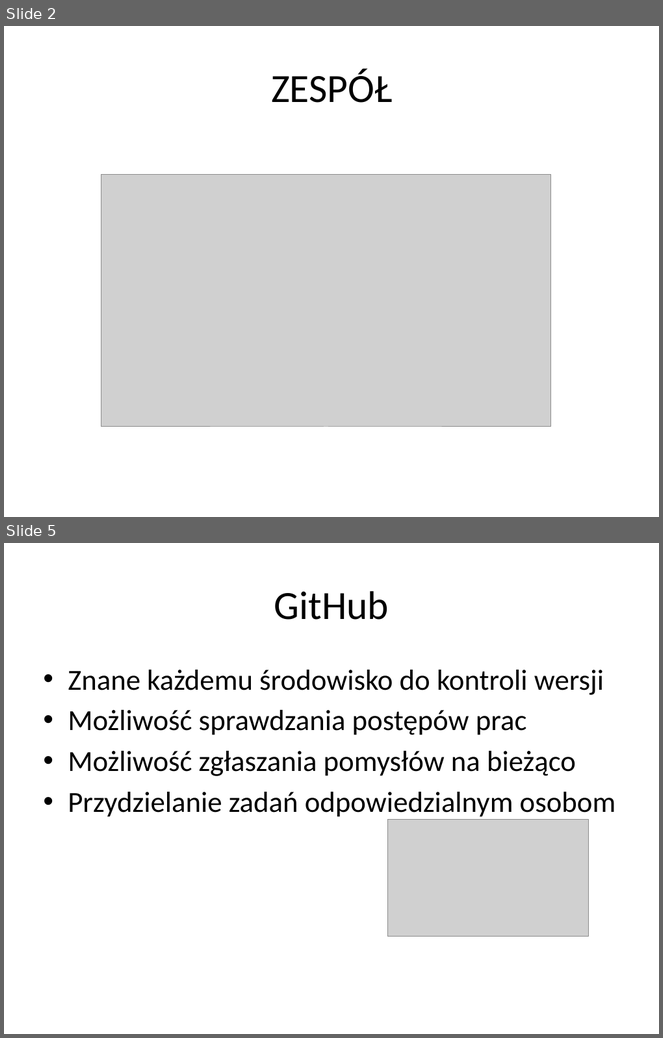
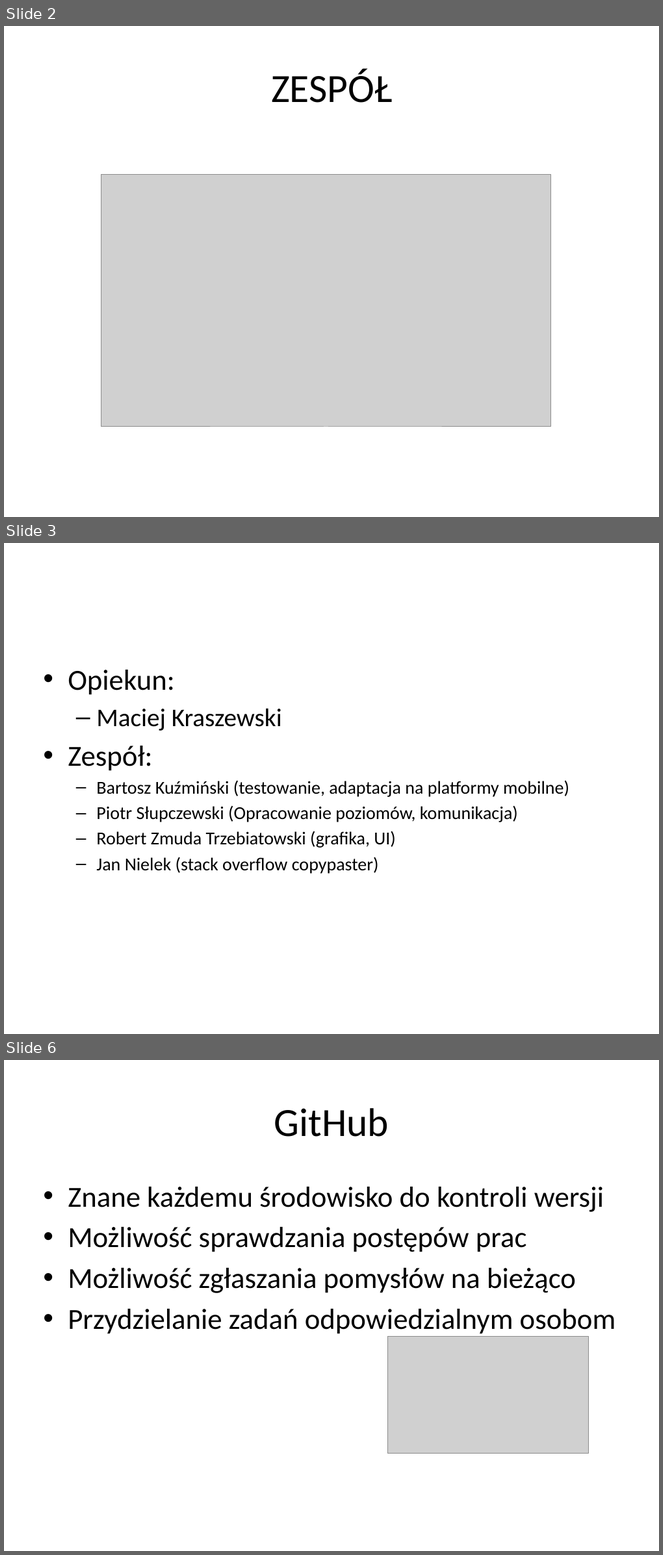
Before and after one commit to nielu/RandomGame, a slide deck: RandomGame.pptx. Shown one above the other, each under a label of ours: slides 2 and 5 before the commit, slides 2, 3 and 6 after it; the slides between them are not shown. The pictures are 663x1038 and 663x1555 pixels, drawn with LibreOffice and Linux fonts; fonts in the diff are those of the drawing; grey boxes stand for pictures; background and template pictures are left out. Boxes give left, top, right and bottom in pixels: in the first picture for what was removed or moved away, otherwise in the second. Text is boxed around its words. In the diff, an @@ line names an element or a change of style, - is before the commit and + after.

```diff
--- a/RandomGame.pptx
+++ b/RandomGame.pptx
@@ slide 3 added at [4, 543, 659, 1034], background picture (left out) @@
@@ text added at [68, 670, 570, 874], 20 pt, text #000000 @@
+• Opiekun:
+  – Maciej Kraszewski
+• Zespół:
+  – Bartosz Kuźmiński (testowanie, adaptacja na platformy mobilne)
+  – Piotr Słupczewski (Opracowanie poziomów, komunikacja)
+  – Robert Zmuda Trzebiatowski (grafika, UI)
+  – Jan Nielek (stack overflow copypaster)
@@ what was slide 5 is now slide 6 @@
```
Also in this commit, not shown: 8 slides changed, 4 other slides added, 2 slides removed.
